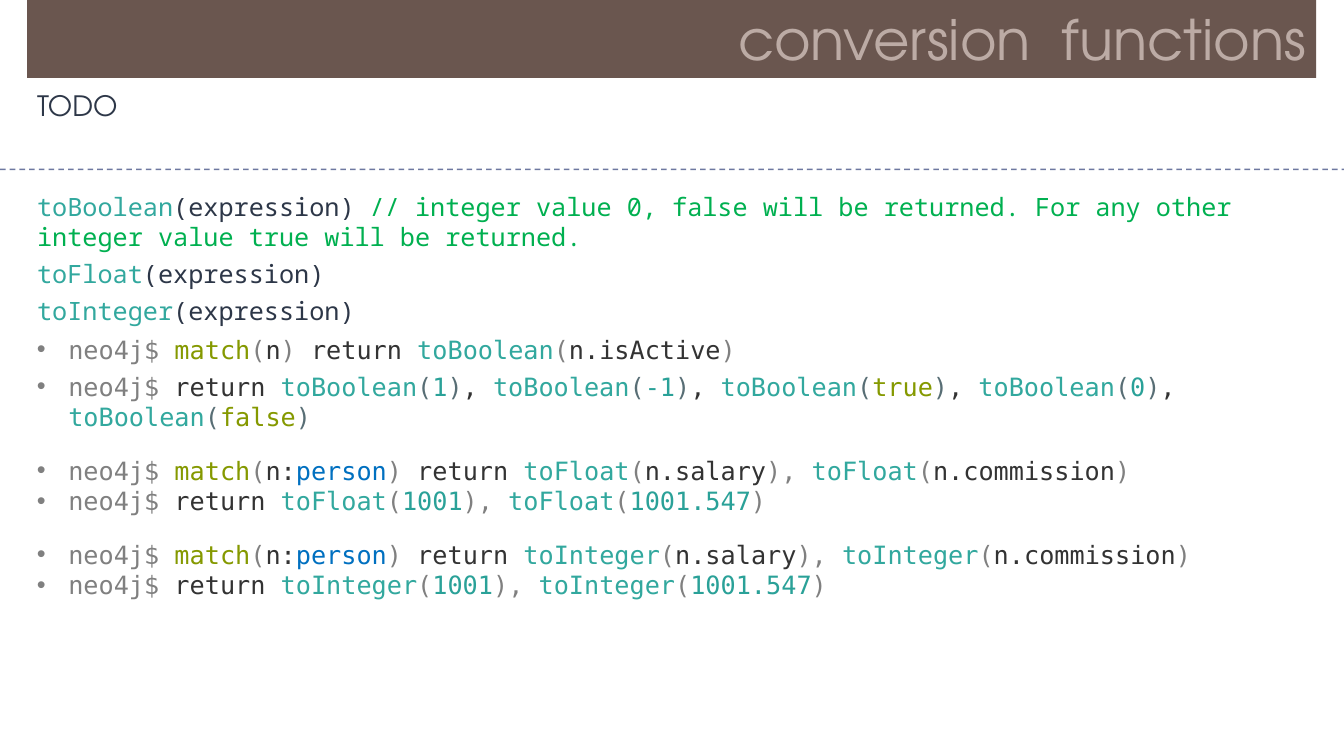
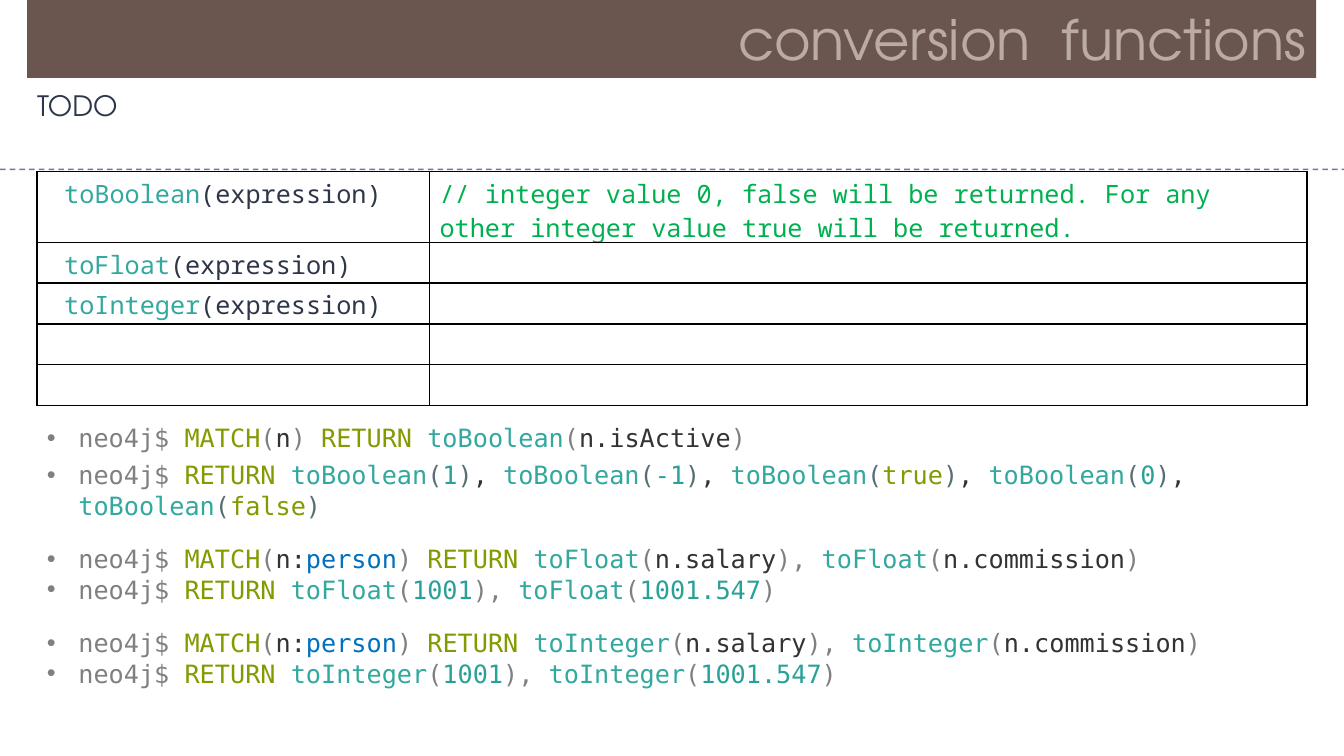
Before and after one commit to Saleel-Bagde/PPT-s, a slide deck: slide 22 of Neo4j.pptx. Drawn at 1344x756 pixels with LibreOffice and Linux fonts; fonts in the diff are those of the drawing. Boxes give left, top, right and bottom in pixels: in the first picture for what was removed or moved away, otherwise in the second. Text is boxed around its words. In the diff, an @@ line names an element or a change of style, - is before the commit and + after.

```diff
--- a/Neo4j.pptx
+++ b/Neo4j.pptx
@@ table added at <box>37,171,1308,405</box>, 5 rows, 2 columns @@
+toBoolean(expression) | // integer value 0, false will be returned. For any other integer value true will be returned.
+toFloat(expression) | 
+toInteger(expression) | 
+ | 
+ | 
@@ text removed at <box>37,196,1232,289</box> @@
-toBoolean(expression) // integer value 0, false will be returned. For any other integer value true will be returned.
-toFloat(expression)
-toInteger(expression)
@@ text at <box>78,427,1201,689</box>: text changed @@
-• neo4j$ match(n) return toBoolean(n.isActive)
-• neo4j$ return toBoolean(1), toBoolean(-1), toBoolean(true), toBoolean(0), toBoolean(false)
-• neo4j$ match(n:person) return toFloat(n.salary), toFloat(n.commission)
-• neo4j$ return toFloat(1001), toFloat(1001.547)
-• neo4j$ match(n:person) return toInteger(n.salary), toInteger(n.commission)
-• neo4j$ return toInteger(1001), toInteger(1001.547)
+• neo4j$ MATCH(n) RETURN toBoolean(n.isActive)
+• neo4j$ RETURN toBoolean(1), toBoolean(-1), toBoolean(true), toBoolean(0), toBoolean(false)
+• neo4j$ MATCH(n:person) RETURN toFloat(n.salary), toFloat(n.commission)
+• neo4j$ RETURN toFloat(1001), toFloat(1001.547)
+• neo4j$ MATCH(n:person) RETURN toInteger(n.salary), toInteger(n.commission)
+• neo4j$ RETURN toInteger(1001), toInteger(1001.547)
```
Also in this commit, not shown: 30 other slides changed.
